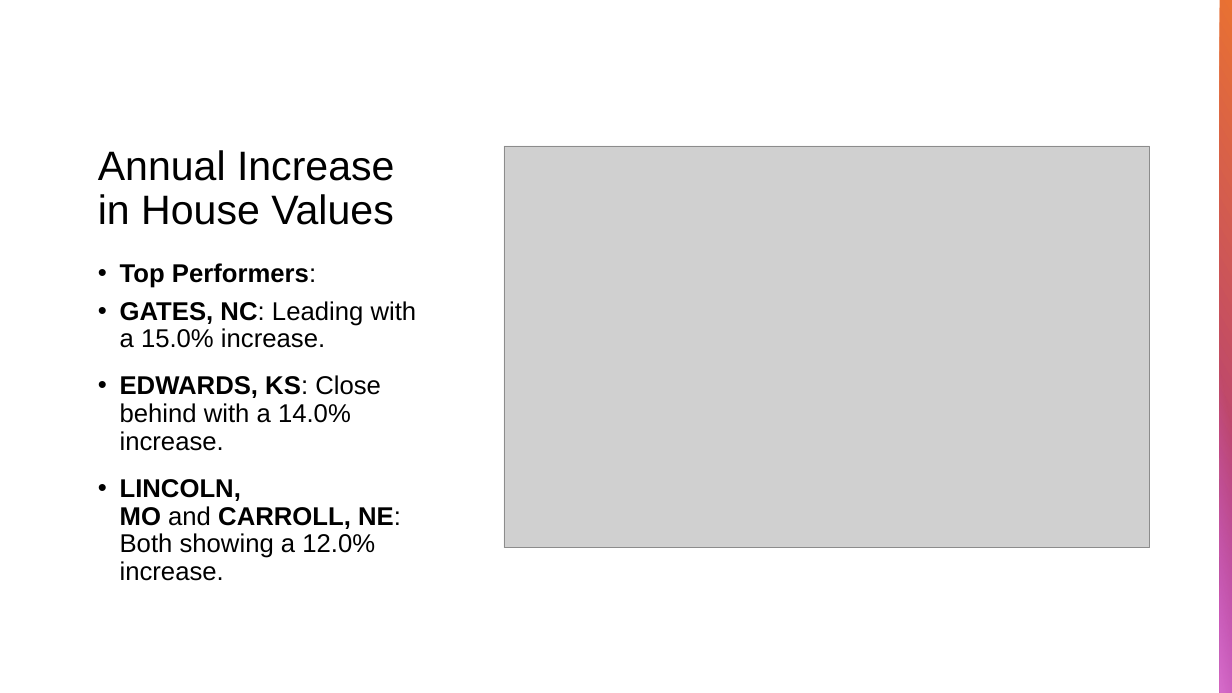
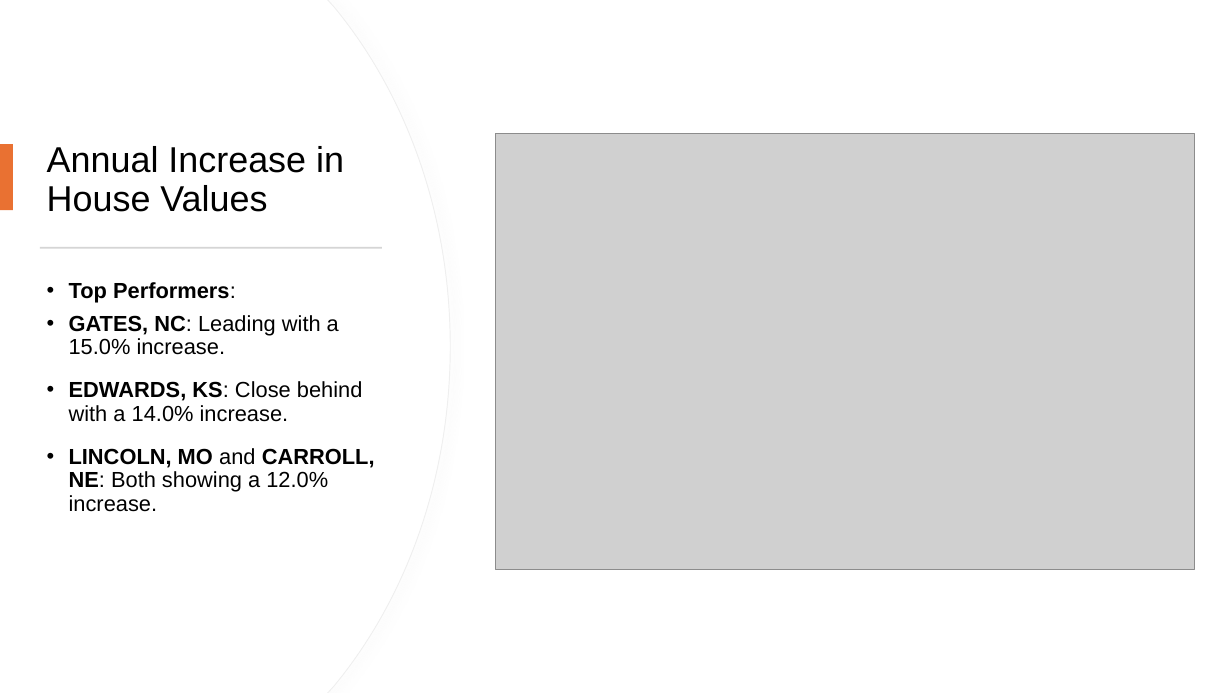
Before and after one commit to KavyaGurram2000/DS_2025_TeamE, a slide deck: slide 6 of Presentation_slides/Predicting Housing Market Trends_final.pptx. Drawn at 1232x693 pixels with LibreOffice and Linux fonts; fonts in the diff are those of the drawing; grey boxes stand for pictures. Boxes give left, top, right and bottom in pixels: in the first picture for what was removed or moved away, otherwise in the second. Text is boxed around its words. In the diff, an @@ line names an element or a change of style, - is before the commit and + after.

```diff
--- a/Presentation_slides/Predicting Housing Market Trends_final.pptx
+++ b/Presentation_slides/Predicting Housing Market Trends_final.pptx
@@ freeform shape added at box(0, 0, 450, 693), fill #FFFFFF, outline #EFEFEF 0.75 pt @@
@@ freeform shape added at box(0, 0, 449, 693), fill #FFFFFF @@
@@ rectangle removed at box(1220, 0, 1232, 693) @@
@@ title "Annual Increase in House Values": place and size @@
-title "Annual Increase in House Values" at box(98, 150, 394, 225)
+title "Annual Increase in House Values" at box(47, 146, 344, 212)
@@ title "Annual Increase in House Values" at box(47, 146, 344, 212): size 32 to 28 pt; vertical alignment bottom to middle @@
@@ rectangle added at box(0, 144, 13, 211), fill #E97132 @@
@@ picture: place and size @@
-picture at box(504, 146, 1150, 548)
+picture at box(495, 134, 1195, 569)
@@ rectangle added at box(40, 247, 382, 249), fill #D5D5D5 @@
@@ text "Top Performers:": place and size @@
-text "Top Performers:" at box(120, 263, 417, 581)
+text "Top Performers:" at box(69, 282, 375, 512)
@@ text "Top Performers:" at box(69, 282, 375, 512): size 20 to 17 pt @@
@@ rectangle removed at box(1220, 357, 1232, 693) @@
```
Also in this commit, not shown: 11 other slides changed, 10 slides added, 5 slides removed.
